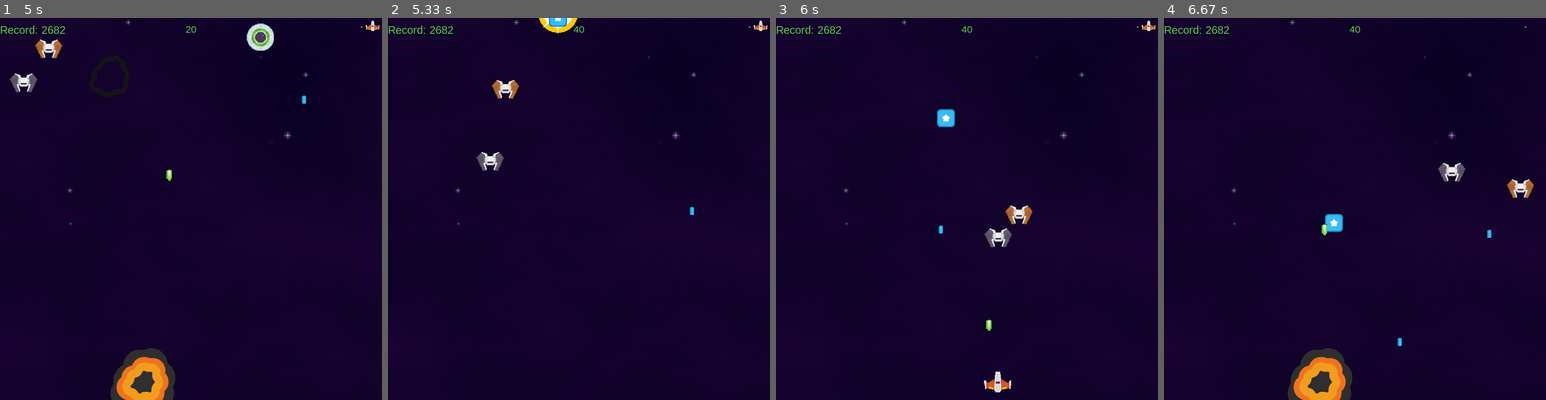
Above: before the commit, frames 1-4 (left to right).
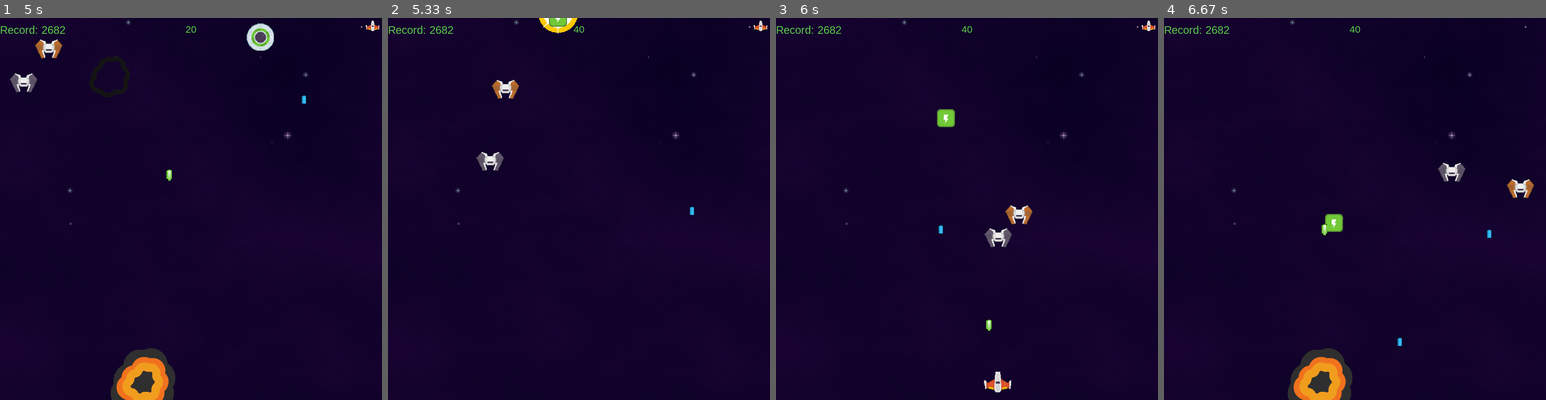
Above: after the commit, the same moments.

Repository: Ivan-Vladimirovich/Proba-2021
Game: pygame game, started from Cannon/Game.py
Same seed, same stepped clock (60 frames per second), same inputs: the game is played once before the commit and once after it.
Inputs:
- Up to frame 1 (5 s): tap Space at 0.33, 1.4, 1.7, 1.9, 2.2, 2.4, 2.7, 2.9, 3.2, 3.47, 3.77, 3.9, 4.2, 4.57, 4.87 s; hold D 0.67-1.3 s; hold A 1.33-1.8 s; hold D 1.83-2.3 s; hold D 2.33-2.8 s; hold A 2.83-3.37 s; hold A 3.4-3.8 s; hold D 3.83-4.47 s; hold A 4.5-4.97 s
- Up to frame 2 (5.33 s): no input
- Up to frame 3 (6 s): hold D 5.5-5.97 s; tap Space at 5.57, 5.87 s
- Up to frame 4 (6.67 s): hold A 6-6.53 s; tap Space at 6.07, 6.37, 6.63 s; hold A from 6.57 s (still down)

Frame 1 is identical in both runs. In frame 2, 0.1% of the frame differs, in the area x 42-47%, y 0-3%; in frame 3, 0.2%, in the area x 42-47%, y 23-29%; in frame 4, 0.2%.

Commit message:
добавил улучшение скорости

Diff:
--- a/Cannon/Game.py
+++ b/Cannon/Game.py
@@ -62,9 +62,12 @@
                                                              "img\\Power-ups\\powerupYellow_bolt.png")).convert()
 powerup_images['star'] = pygame.image.load(path.join(img_dir, "C:\\Users\\User\\Proba-2021\\img\\Power-ups\\"
                                                               "powerupBlue_star.png")).convert()
+powerup_images['speed'] = pygame.image.load(path.join(img_dir, "C:\\Users\\User\\Proba-2021\\img\\Power-ups\\"
+                                                              "powerupGreen_bolt.png")).convert()
 live_sound = pygame.mixer.Sound(path.join(snd_dir, "C:\\Users\\User\\Proba-2021\\snd\\Powerup2.wav"))
 power_sound = pygame.mixer.Sound(path.join(snd_dir, "C:\\Users\\User\\Proba-2021\\snd\\Powerup3.wav"))
 power_enemy = pygame.mixer.Sound(path.join(snd_dir, "C:\\Users\\User\\Proba-2021\\snd\\Pickup_Coin3.wav"))
+power_speed_sound = pygame.mixer.Sound(path.join(snd_dir, "C:\\Users\\User\\Proba-2021\\snd\\Pickup_Coin.wav"))
 
 pygame.mixer.music.set_volume(0.6)
 explosion_anim = dict()
@@ -86,6 +89,7 @@
 
 
 # Игровые классы
+# класс игрока
 class Cannon(pygame.sprite.Sprite):
     """
          Класс пушки. Отрисовка и движения игрока на экране.
@@ -109,10 +113,17 @@
         self.hide_timer = pygame.time.get_ticks()
         self.power = 1
         self.power_time = pygame.time.get_ticks()
+        self.speed_dt = 8
+        self.speed = 1
+        self.power_speed_time = pygame.time.get_ticks()
 
     def powerup(self):
         self.power += 1
         self.power_time = pygame.time.get_ticks()
+
+    def powerup_speed(self):
+        self.speed += 1
+        self.power_speed_time = pygame.time.get_ticks()
 
     def update(self):
         if self.hidden and pygame.time.get_ticks() - self.hide_timer > 1000:
@@ -122,9 +133,15 @@
         self.speedx = 0
         keystate = pygame.key.get_pressed()
         if keystate[pygame.K_a]:
-            self.speedx = -8
+            if self.speed >= 2:
+                self.speedx = -self.speed_dt * 2
+            else:
+                self.speedx = -self.speed_dt
         if keystate[pygame.K_d]:
-            self.speedx = 8
+            if self.speed >= 2:
+                self.speedx = self.speed_dt * 2
+            else:
+                self.speedx = self.speed_dt
         self.rect.x += self.speedx
         if self.rect.right > xsc:
             self.rect.right = xsc
@@ -136,6 +153,9 @@
         if self.power >= 2 and pygame.time.get_ticks() - self.power_time > POWERUP_TIME:
             self.power -= 1
             self.power_time = pygame.time.get_ticks()
+        if self.speed >= 2 and pygame.time.get_ticks() - self.power_speed_time > POWERUP_TIME:
+            self.speed -= 1
+            self.power_speed_time = pygame.time.get_ticks()
 
     def strike(self):
         now = pygame.time.get_ticks()
@@ -164,6 +184,7 @@
         self.rect.center = (xsc / 2, ysc + 200)
 
 
+# класс снаряда
 class Shell(pygame.sprite.Sprite):
     """
          Класс снаряда игрока
@@ -184,6 +205,7 @@
             self.kill()
 
 
+# класс мишеней
 class Target(pygame.sprite.Sprite):
     """
          Класс врагов. Перемещение, отрисовка и вызов бомбы
@@ -232,6 +254,7 @@
             shoot_bomb_sound.play()
 
 
+# класс мишеней нло
 class TargetUfo(pygame.sprite.Sprite):
     """
          Класс врагов. Перемещение, отрисовка и вызов бомбы
@@ -275,6 +298,7 @@
             shoot_bomb_sound.play()
 
 
+# класс бомбочек
 class Bomb(pygame.sprite.Sprite):
     """
         Класс бомбы. Отрисовка и перемещение
@@ -293,13 +317,14 @@
             self.kill()
 
 
+# класс улучшений
 class PowerUp(pygame.sprite.Sprite):
     """
         Класс улучшений. Отрисовка и перемещение
     """
     def __init__(self, center):
         pygame.sprite.Sprite.__init__(self)
-        self.type = choice(['live', 'gun', 'star'])
+        self.type = choice(['live', 'gun', 'star', 'speed'])
         self.image = powerup_images[self.type]
         self.image.set_colorkey((0, 0, 0))
         self.rect = self.image.get_rect()
@@ -312,6 +337,7 @@
             self.kill()
 
 
+# класс отрисовки взрывов
 class Explosion(pygame.sprite.Sprite):
     """
         Отрисовка взрывов
@@ -481,6 +507,7 @@
         all_sprites.add(death_explosion)
         gun.hide()
         gun.power = 1
+        gun.speed = 1
     # Если игрок умер, игра окончена
     if gun.healf == 0 and not death_explosion.alive():
         game_over = True
@@ -522,6 +549,9 @@
         if hit.type == 'star':
             power_enemy.play()
             flag_mob = -1
+        if hit.type == 'speed':
+            gun.powerup_speed()
+            power_speed_sound.play()
 
         if flag_mob == -1 and len(mobs) > 2:
             for s in all_sprites:
Not shown, added: snd/Pickup_Coin.wav
